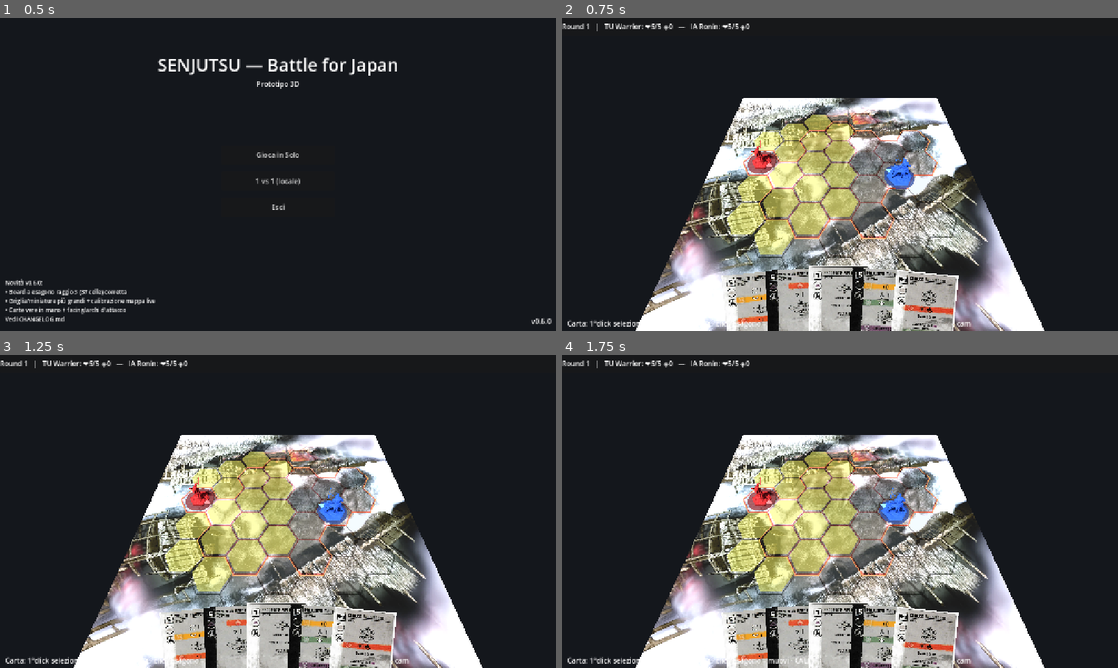
Above: before the commit, frames 1-4 (two rows, left to right).
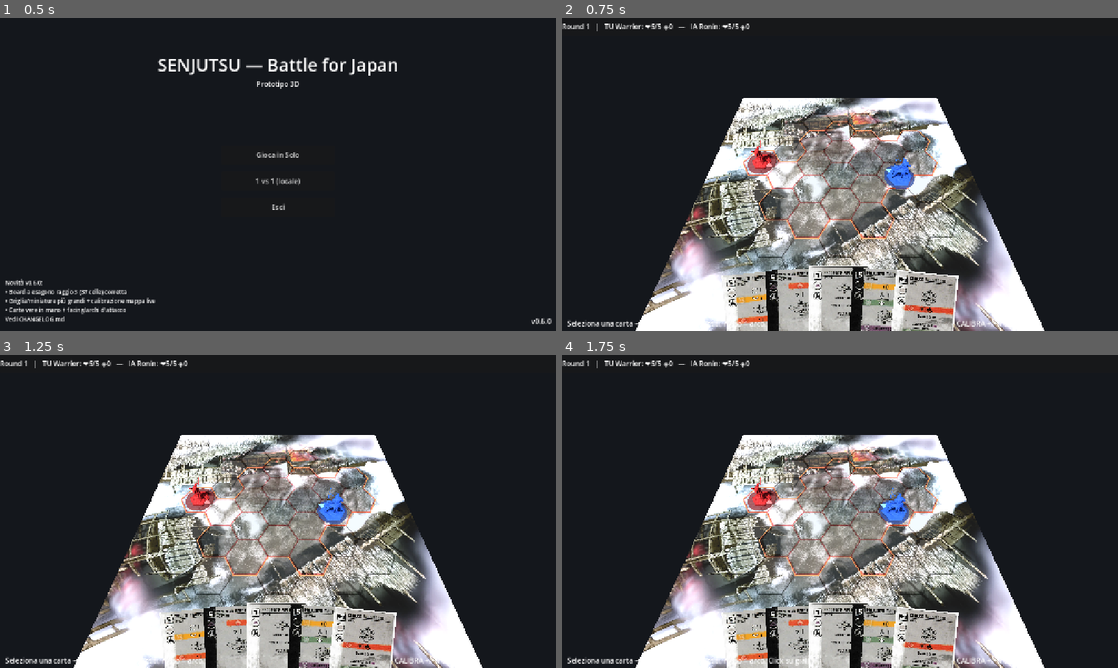
Above: after the commit, the same moments.

Repository: Tannoiser2/Sunjuntsu
Game: Godot game, scene res://scenes/Menu.tscn
The game is run twice, just before and just after one commit, with the same random seed, the same clock (stepped at 60 frames per second) and the same inputs.
Inputs (mouse positions are in pixels of both pictures, inside the frame that each line leads up to):
- Up to frame 1 (0.5 s): no input
- Up to frame 2 (0.75 s): click "1 vs 1 (locale)" at 0.5 s
- Up to frame 3 (1.25 s): no input
- Up to frame 4 (1.75 s): tap Enter at 1.25 s; drag from (756, 652) to (895, 442) at 1.27 s

Frame 1 is identical in both runs. In frame 2, 6.1% of the frame differs, in the area x 1-80%, y 30-100%; in frame 3, 6.1%; in frame 4, 6.2%.

Commit message:
Movimento guidato dalla carta scelta (passi/Step) invece del budget fisso
Da regolamento 1.5: il movimento sono gli Step della carta giocata. Ora:
- selezionando una carta si evidenziano in giallo le celle raggiungibili coi
  suoi passi (geometry.steps) e in rosso l'arco d'attacco; senza carta non ci
  si muove
- il movimento si "consuma" dopo lo spostamento; Q/E ruota e aggiorna l'arco
- rimosso il move_budget fisso; overlay ricostruite via _refresh_overlays

Verificato headless con Godot 4.6: nessun errore.

Co-Authored-By: Claude Opus 4.8 <noreply@anthropic.com>
Claude-Session: https://claude.ai/code/session_01Pn2piErvac8EuvNU8t5qNM

Diff:
--- a/godot/scenes/Arena.gd
+++ b/godot/scenes/Arena.gd
@@ -12,7 +12,6 @@
 const TILE_GROUP := "hex_tile"
 
 @export var map_radius: int = 3    ## esagono di raggio 3 = 37 celle (colonne 4,5,6,7,6,5,4)
-@export var move_budget: int = 3   ## passi consentiti per dimostrare il movimento
 # ─── Calibrazione mappa↔griglia (regolabili nell'editor) ─────────────────────
 @export var hex_size: float = 3.0          ## raggio esagono in unità mondo
 @export var map_world_size: float = 44.0   ## lato del piano-mappa (la board occupa la parte centrale)
@@ -35,6 +34,7 @@
 var _duel: Duel
 var _attack_preview: Array[Vector2i] = []
 var _selected_card: Dictionary = {}
+var _move_used: bool = false       ## movimento della carta corrente già speso
 var _ground: MeshInstance3D
 
 
@@ -44,7 +44,6 @@
 	_build_environment()
 	_build_map()
 	_spawn_pawns()
-	_select_pawn(0)
 	_build_hud()
 	_start_duel()
 
@@ -60,20 +59,21 @@
 	_duel.turn_resolved.connect(_on_turn_resolved)
 	_duel.fighter_updated.connect(_on_fighter_updated)
 	_duel.duel_over.connect(_on_duel_over)
-	_hud.card_selected.connect(func(d): _selected_card = d; _on_card_selected(d))
+	_hud.card_selected.connect(_on_card_selected)
 	_duel.start()
 	_refresh_hand()
 	_refresh_status()
 	_apply_pawn_facing(0); _apply_pawn_facing(1)
-	_hud.set_hint("Carta: 1°click seleziona, 2°gioca · Q/E ruota · click esagono = muovi · CALIBRA: +/- scala, frecce sposta mappa, R reset cam")
+	_hud.set_hint("Seleziona una carta → giallo = passi consentiti, rosso = arco. Click su giallo = muovi · Q/E ruota · 2°click carta = gioca · CALIBRA +/- frecce R")
 
 
 func _on_card_played(card_data: Dictionary) -> void:
 	var id := int(card_data.get("id", -1))
 	if id == -1:
 		return
-	_clear_attack_preview()
 	_selected_card = {}
+	_move_used = false
+	_clear_overlays()
 	if _duel.plan_card(0, id):
 		_refresh_hand()
 
@@ -95,7 +95,7 @@
 	var who := "Pareggio" if winner < 0 else "%s vince!" % state.fighters[winner].character
 	_hud.set_info("⚔ Duello terminato — %s" % who)
 	_hud.show_hand([])
-	_clear_highlight()
+	_clear_overlays()
 
 
 ## Costruisce la mano del giocatore (pedina 0) come schede dati.
@@ -128,8 +128,7 @@
 			var tw := create_tween()
 			tw.tween_property(_pawns[i], "position", dest, 0.25).set_trans(Tween.TRANS_SINE)
 		_apply_pawn_facing(i)
-	if _active_pawn == 0:
-		_select_pawn(0)
+	_refresh_overlays()
 
 
 # ─── Costruzione scena ───────────────────────────────────────────────────────
@@ -274,24 +273,39 @@
 
 # ─── Selezione e movimento ───────────────────────────────────────────────────
 
-func _select_pawn(index: int) -> void:
-	_active_pawn = index
-	_clear_highlight()
-	var f := state.fighters[index]
-	_highlighted = HexGrid.reachable(f.cell, move_budget, state.is_blocked)
-	for cell in _highlighted:
-		if _tiles.has(cell):
-			(_tiles[cell] as MeshInstance3D).material_override = _tile_mat(cell, "move")
-
-
-func _clear_highlight() -> void:
+func _clear_overlays() -> void:
 	for cell in _highlighted:
 		if _tiles.has(cell):
 			(_tiles[cell] as MeshInstance3D).material_override = _tile_mat(cell, "none")
+	for cell in _attack_preview:
+		if _tiles.has(cell):
+			(_tiles[cell] as MeshInstance3D).material_override = _tile_mat(cell, "none")
 	_highlighted.clear()
-
-
-# ─── Orientamento (facing) e anteprima arco d'attacco ────────────────────────
+	_attack_preview.clear()
+
+
+## Evidenzia il movimento consentito (i passi della carta scelta) in giallo e
+## l'arco d'attacco in rosso. Senza carta selezionata non si può muovere.
+func _refresh_overlays() -> void:
+	_clear_overlays()
+	if _selected_card.is_empty():
+		return
+	var f := state.fighters[0]
+	var g := CardDB.geometry(int(_selected_card.get("id", -1)))
+	var steps: int = int(g.get("steps", 0))
+	if steps > 0 and not _move_used:
+		_highlighted = HexGrid.reachable(f.cell, steps, state.is_blocked)
+		for cell in _highlighted:
+			if _tiles.has(cell):
+				(_tiles[cell] as MeshInstance3D).material_override = _tile_mat(cell, "move")
+	if _selected_card.get("type", "") == "attack":
+		for cell in Duel.attack_cells(f.cell, f.facing, g, 1):
+			if _tiles.has(cell) and not _highlighted.has(cell):
+				_attack_preview.append(cell)
+				(_tiles[cell] as MeshInstance3D).material_override = _tile_mat(cell, "attack")
+
+
+# ─── Orientamento (facing) ───────────────────────────────────────────────────
 
 ## Angolo mondo (attorno a Y) per orientare la pedina nella direzione `facing`.
 func _facing_angle(cell: Vector2i, facing: int) -> float:
@@ -301,38 +315,19 @@
 	return atan2(d.x, d.z)
 
 
-func _clear_attack_preview() -> void:
-	for cell in _attack_preview:
-		if _tiles.has(cell):
-			(_tiles[cell] as MeshInstance3D).material_override = _tile_mat(cell, "none")
-	_attack_preview.clear()
-
-
-## Mostra in rosso gli esagoni colpiti dalla carta selezionata (se attacco).
+## Selezione di una carta: mostra i passi consentiti e l'arco d'attacco.
 func _on_card_selected(card_data: Dictionary) -> void:
-	_clear_attack_preview()
-	if card_data.get("type", "") != "attack":
-		return
-	var g := CardDB.geometry(int(card_data.get("id", -1)))
-	var f := state.fighters[0]
-	var cells := Duel.attack_cells(f.cell, f.facing, g, 1)
-	for cell in cells:
-		if _tiles.has(cell) and not _highlighted.has(cell):
-			_attack_preview.append(cell)
-			(_tiles[cell] as MeshInstance3D).material_override = _tile_mat(cell, "attack")
-
-
-## Ruota il giocatore di `delta` passi e aggiorna pedina e anteprima.
+	_selected_card = card_data
+	_move_used = false
+	_refresh_overlays()
+
+
+## Ruota il giocatore di `delta` passi e aggiorna pedina e anteprima arco.
 func _rotate_player(delta: int) -> void:
 	var f := state.fighters[0]
 	f.facing = (f.facing + delta + 6) % 6
 	_apply_pawn_facing(0)
-	if not _attack_preview.is_empty() or _selected_card_is_attack():
-		_on_card_selected(_selected_card)
-
-
-func _selected_card_is_attack() -> bool:
-	return _selected_card.get("type", "") == "attack"
+	_refresh_overlays()
 
 
 func _apply_pawn_facing(i: int) -> void:
@@ -365,7 +360,7 @@
 		_pawns[i].position = HexGrid.hex_to_world(state.fighters[i].cell, hex_size)
 		_pawns[i].call("rescale", hex_size)
 		_apply_pawn_facing(i)
-	_select_pawn(0)
+	_refresh_overlays()
 
 
 func _update_calib_hint() -> void:
@@ -374,9 +369,9 @@
 
 
 func _move_active_to(cell: Vector2i) -> void:
+	# Muovi solo verso le celle consentite dai passi della carta selezionata.
 	if not _highlighted.has(cell):
 		return
-	# Il giocatore riposiziona la propria pedina (pedina 0) e si orienta verso la cella.
 	var f := state.fighters[0]
 	f.facing = AI.facing_toward(f.cell, cell)
 	f.cell = cell
@@ -384,10 +379,9 @@
 	var dest := HexGrid.hex_to_world(cell, hex_size)
 	var tw := create_tween()
 	tw.tween_property(pawn, "position", dest, 0.25).set_trans(Tween.TRANS_SINE)
+	_move_used = true            # movimento della carta speso
 	_apply_pawn_facing(0)
-	_select_pawn(0)
-	if _selected_card_is_attack():
-		_on_card_selected(_selected_card)
+	_refresh_overlays()          # mostra ora solo l'arco d'attacco aggiornato
 
 
 # ─── Input: camera orbitale + picking ────────────────────────────────────────
